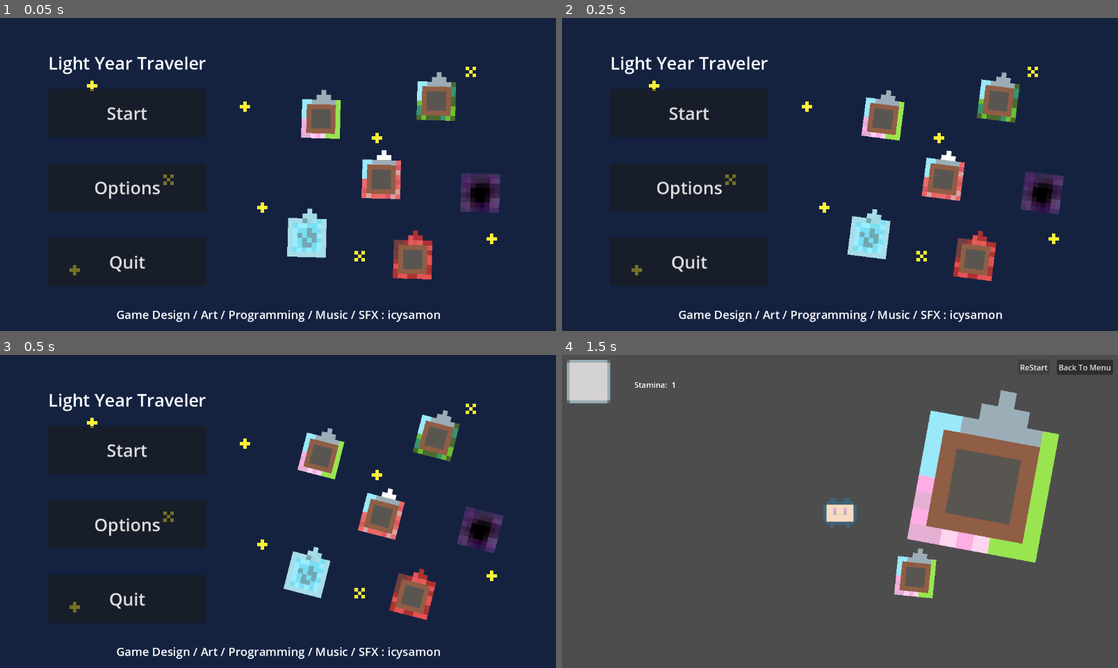
Above: before the commit, frames 1-4 (two rows, left to right).
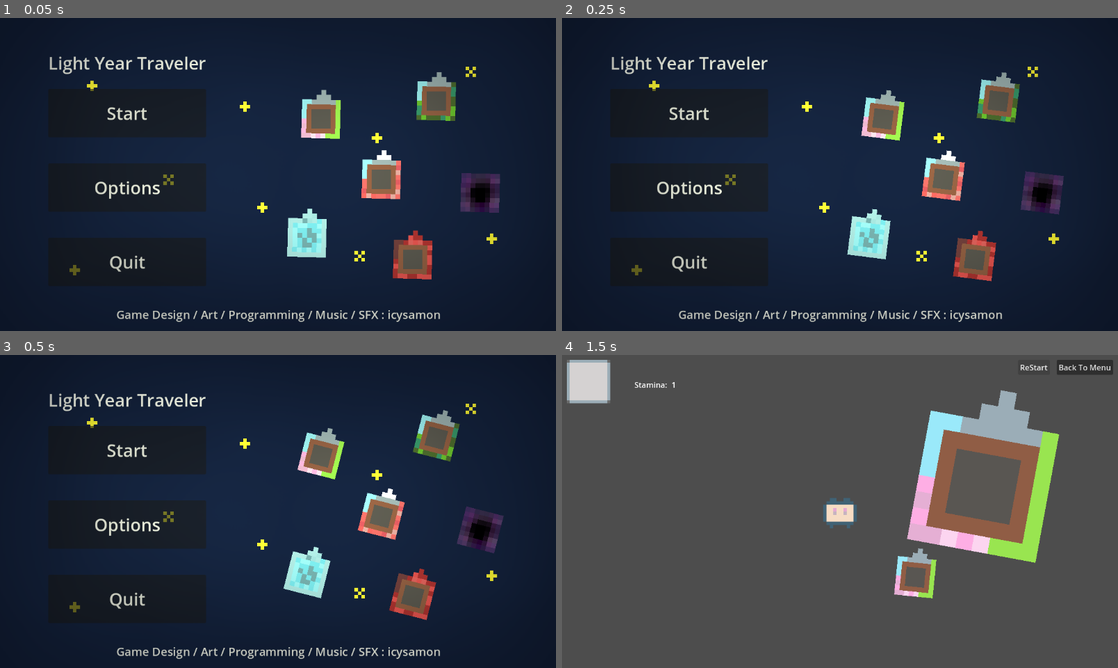
Above: after the commit, the same moments.

Repository: icysamon/LightYearsTraveler
Game: Godot game, scene res://scene/main/menu.tscn
The game is run twice, just before and just after one commit, with the same random seed, the same clock (stepped at 60 frames per second) and the same inputs.
Inputs:
- Up to frame 1 (0.05 s): no input
- Up to frame 2 (0.25 s): no input
- Up to frame 3 (0.5 s): no input
- Up to frame 4 (1.5 s): click "Start" at 0.5 s; click "ReStart" at 1.25 s

The runs differ from the first frame. In frame 1, 2.3% of the frame differs, in the area x 0-100%, y 0-100%; in frame 2, 2.3%; in frame 3, 2.3%; in frame 4, nothing differs.

Commit message:
feat: light

Diff:
--- a/scene/child/planet.tscn
+++ b/scene/child/planet.tscn
@@ -1,12 +1,16 @@
-[gd_scene load_steps=6 format=3 uid="uid://b5lv76xyyp2au"]
+[gd_scene load_steps=8 format=3 uid="uid://b5lv76xyyp2au"]
 
 [ext_resource type="Script" path="res://scripts/planet.gd" id="1_qtws5"]
+[ext_resource type="Texture2D" uid="uid://cw1tqknepharf" path="res://assets/planet/spring.png" id="2_mf7uw"]
 [ext_resource type="Resource" uid="uid://bug7l5esswclg" path="res://resource/event/beautiful_spring.tres" id="2_ufkd7"]
 [ext_resource type="Resource" uid="uid://dk1yx7u7812n8" path="res://resource/event/too_hot.tres" id="3_7epvx"]
 [ext_resource type="Script" path="res://scripts/area/planet_area.gd" id="3_vqtv6"]
 
 [sub_resource type="RectangleShape2D" id="RectangleShape2D_y4js5"]
 size = Vector2(8, 8)
+
+[sub_resource type="OccluderPolygon2D" id="OccluderPolygon2D_a0wof"]
+polygon = PackedVector2Array(-20, -19, 19, -19, 19, 21, -20, 21)
 
 [node name="Planet" type="Node2D"]
 z_index = -10
@@ -16,6 +20,7 @@
 
 [node name="Sprite2D" type="Sprite2D" parent="."]
 scale = Vector2(10, 10)
+texture = ExtResource("2_mf7uw")
 
 [node name="Area2D" type="Area2D" parent="Sprite2D"]
 script = ExtResource("3_vqtv6")
@@ -23,6 +28,11 @@
 [node name="CollisionShape2D" type="CollisionShape2D" parent="Sprite2D/Area2D"]
 position = Vector2(1.90735e-07, 2.86102e-07)
 shape = SubResource("RectangleShape2D_y4js5")
+
+[node name="LightOccluder2D" type="LightOccluder2D" parent="Sprite2D"]
+visible = false
+scale = Vector2(0.1, 0.1)
+occluder = SubResource("OccluderPolygon2D_a0wof")
 
 [node name="Timer" type="Timer" parent="."]
 wait_time = 5.0
--- /dev/null
+++ b/scene/child/point_light_star.tscn
@@ -0,0 +1,11 @@
+[gd_scene load_steps=2 format=3 uid="uid://bm10m54nrssoi"]
+
+[ext_resource type="Texture2D" uid="uid://blhpauqkrv0eu" path="res://assets/light/2d_lights_and_shadows_neutral_point_light.webp" id="1_0t54p"]
+
+[node name="PointLight2D" type="PointLight2D"]
+position = Vector2(509, 183)
+color = Color(0.964745, 1, 0.845503, 1)
+energy = 0.2
+shadow_enabled = true
+texture = ExtResource("1_0t54p")
+texture_scale = 3.5
--- a/scene/main/menu.tscn
+++ b/scene/main/menu.tscn
@@ -22,6 +22,7 @@
 [ext_resource type="AudioStream" uid="uid://7ytigwnde2dq" path="res://assets/music/menu/Mixdown/menu.wav" id="14_qxyax"]
 [ext_resource type="Script" path="res://scripts/music_menu.gd" id="15_v3xuf"]
 [ext_resource type="Script" path="res://scripts/buttons/options.gd" id="17_8kqio"]
+[ext_resource type="PackedScene" uid="uid://bm10m54nrssoi" path="res://scene/child/point_light_star.tscn" id="23_6p0f2"]
 
 [sub_resource type="LabelSettings" id="LabelSettings_yonf3"]
 font_size = 36
@@ -51,6 +52,8 @@
 [sub_resource type="LabelSettings" id="LabelSettings_xys3u"]
 font_size = 24
 
+[sub_resource type="Environment" id="Environment_fc8r1"]
+
 [node name="Menu" type="Control"]
 texture_filter = 1
 layout_mode = 3
@@ -60,6 +63,37 @@
 grow_horizontal = 2
 grow_vertical = 2
 mouse_filter = 1
+
+[node name="CanvasModulate" type="CanvasModulate" parent="."]
+color = Color(0.513233, 0.513233, 0.513233, 1)
+
+[node name="Light" type="Node2D" parent="."]
+
+[node name="PointLight2D" parent="Light" instance=ExtResource("23_6p0f2")]
+
+[node name="PointLight2D2" parent="Light" instance=ExtResource("23_6p0f2")]
+position = Vector2(191, 141)
+
+[node name="PointLight2D3" parent="Light" instance=ExtResource("23_6p0f2")]
+position = Vector2(349, 335)
+
+[node name="PointLight2D4" parent="Light" instance=ExtResource("23_6p0f2")]
+position = Vector2(155, 523)
+
+[node name="PointLight2D5" parent="Light" instance=ExtResource("23_6p0f2")]
+position = Vector2(544, 393)
+
+[node name="PointLight2D6" parent="Light" instance=ExtResource("23_6p0f2")]
+position = Vector2(781, 249)
+
+[node name="PointLight2D7" parent="Light" instance=ExtResource("23_6p0f2")]
+position = Vector2(746, 494)
+
+[node name="PointLight2D8" parent="Light" instance=ExtResource("23_6p0f2")]
+position = Vector2(976, 112)
+
+[node name="PointLight2D9" parent="Light" instance=ExtResource("23_6p0f2")]
+position = Vector2(1019, 459)
 
 [node name="TextureRect" type="TextureRect" parent="."]
 layout_mode = 1
@@ -218,6 +252,9 @@
 mix_target = 1
 script = ExtResource("15_v3xuf")
 
+[node name="WorldEnvironment" type="WorldEnvironment" parent="."]
+environment = SubResource("Environment_fc8r1")
+
 [connection signal="button_down" from="MarginContainer/HBoxContainer/VBoxContainer/Start/Button" to="MarginContainer/HBoxContainer/VBoxContainer/Start/Button" method="_on_button_down"]
 [connection signal="mouse_entered" from="MarginContainer/HBoxContainer/VBoxContainer/Start/Button" to="MarginContainer/HBoxContainer/VBoxContainer/Start/Button" method="_on_mouse_entered"]
 [connection signal="button_down" from="MarginContainer/HBoxContainer/VBoxContainer/Options/Button" to="MarginContainer/HBoxContainer/VBoxContainer/Options/Button" method="_on_button_down"]
--- /dev/null
+++ b/scene/test.tscn
@@ -0,0 +1,12 @@
+[gd_scene load_steps=2 format=3 uid="uid://dh4hbt41yfe51"]
+
+[ext_resource type="Texture2D" uid="uid://c6alry8xdllb2" path="res://icon.svg" id="1_lmvj4"]
+
+[node name="Node2D" type="Node2D"]
+
+[node name="Sprite2D" type="Sprite2D" parent="."]
+position = Vector2(532, 307)
+texture = ExtResource("1_lmvj4")
+
+[node name="CanvasModulate" type="CanvasModulate" parent="."]
+color = Color(0, 0, 0, 1)
--- a/scripts/planet.gd
+++ b/scripts/planet.gd
@@ -116,7 +116,7 @@
 	var tween = get_tree().create_tween()
 	tween.tween_property(self, "scale", default_scale, TWEEN_SCALE_TIME)
 
-	if default_planet and in_menu:
+	if default_planet and in_menu and tip_temp != null:
 		tip_temp.queue_free()
 
 
Binary file added: assets/light/2d_lights_and_shadows_neutral_point_light.webp
Not shown, added: assets/light/2d_lights_and_shadows_neutral_point_light.webp.import
Not shown: 1 places in scene/main/menu.tscn that only renumber resources
